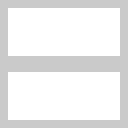
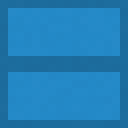
Before/after of a 128 × 128 layered artwork. What changed in the layer stack:
added group "concrete" with 15 layers over [0, 0, 128, 128]
added layer "Layer 14" in group "concrete" over [0, 0, 128, 128]
added layer "Layer 13" in group "concrete" over [0, 0, 128, 128]
added layer "Layer 12" in group "concrete" over [0, 0, 128, 128]
added layer "Layer 11" in group "concrete" over [0, 0, 128, 128]
added layer "Layer 10" in group "concrete" over [0, 0, 128, 128]
added layer "Layer 9" in group "concrete" over [0, 0, 128, 128]
added layer "Layer 8" in group "concrete" over [0, 0, 128, 128]
added layer "Layer 7" in group "concrete" over [0, 0, 128, 128]
added layer "Layer 6" in group "concrete" over [0, 0, 128, 128]
added layer "Layer 5" in group "concrete" over [0, 0, 128, 128]
added layer "Layer 4" in group "concrete" over [0, 0, 128, 128]
added layer "Layer 3" in group "concrete" over [0, 0, 128, 128]
added layer "Layer 2" in group "concrete" over [0, 0, 128, 128]
added layer "Layer 1" in group "concrete" over [0, 0, 128, 128]
moved "colour" into group "concrete", painted on it over [0, 0, 128, 128]
